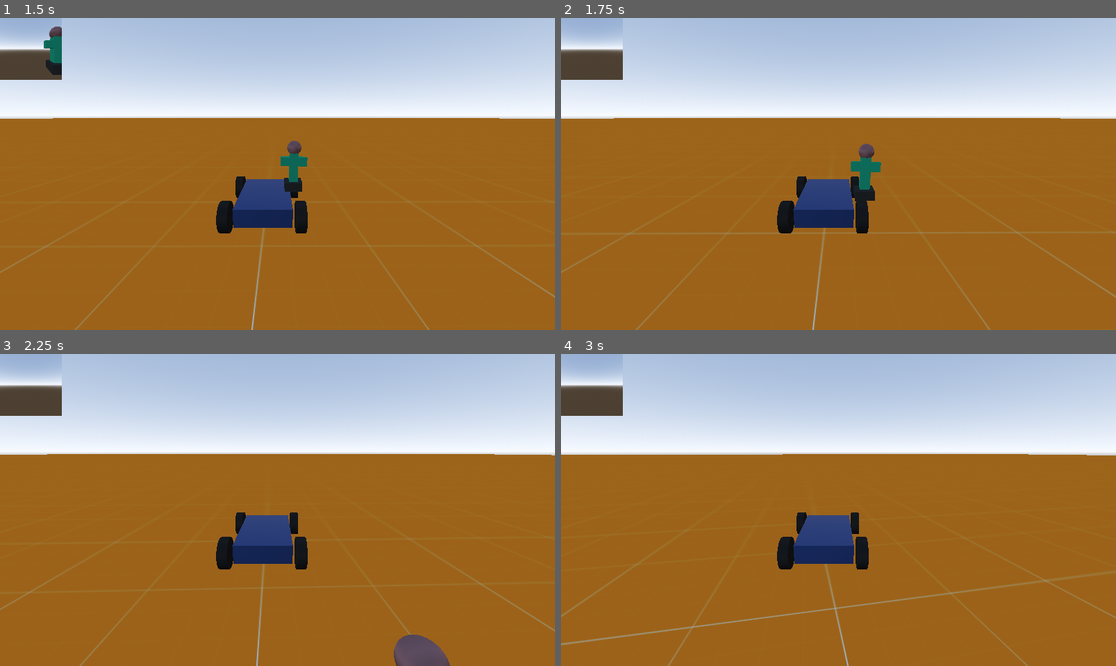
Above: before the commit, frames 1-4 (two rows, left to right).
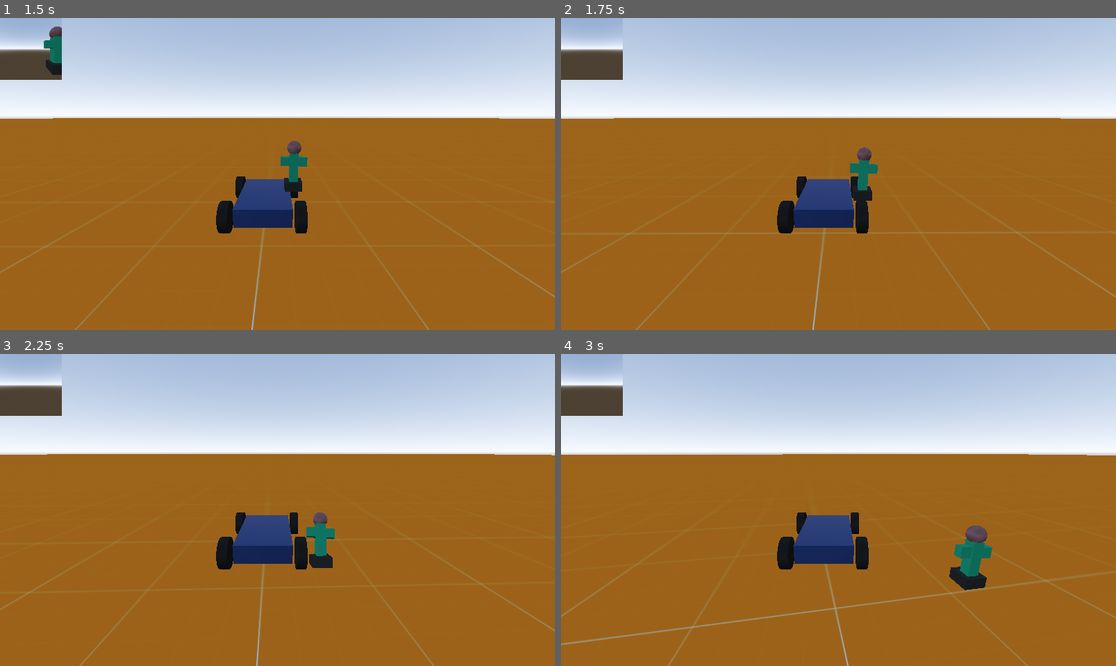
Above: after the commit, the same moments.

Repository: Griiimon/Stand-On-Car
Game: Godot game, scene res://level.tscn
Same seed, same stepped clock (60 frames per second), same inputs: the game is played once before the commit and once after it.
Inputs:
- Up to frame 1 (1.5 s): hold Right (ui_right) 0.53-1.28 s; hold Down (ui_down) from 1.28 s (still down)
- Up to frame 2 (1.75 s): keep holding Down (ui_down)
- Up to frame 3 (2.25 s): release Down (ui_down) at 2.03 s; hold Right (ui_right) from 2.03 s (still down)
- Up to frame 4 (3 s): release Right (ui_right) at 2.78 s; hold Up (ui_up) from 2.78 s (still down)

Frame 1 is identical in both runs. In frame 2, 0.2% of the frame differs, in the area x 52-58%, y 40-59%; in frame 3, 1.3%, in the area x 55-82%, y 50-100%; in frame 4, 1.0%.

Commit message:
Fix player position and velocity when leaving car

Diff:
--- a/player.gd
+++ b/player.gd
@@ -48,8 +48,18 @@
 
 
 func transfer_to_main_physics_space():
+	var global_player_base_trans := car.player_offset.global_transform * base.transform
+	var global_player_body_trans := car.player_offset.global_transform * body.transform
+
+	# Convert players relative-to-car velocity to global velocity
+	base.linear_velocity = car.global_transform.basis * base.linear_velocity + car.linear_velocity
+	body.linear_velocity = car.global_transform.basis * body.linear_velocity + car.linear_velocity
+
 	reparent(level.main_physics_space, false)
-	position += car.player_offset.global_position
+
+	base.global_transform = global_player_base_trans
+	body.global_transform = global_player_body_trans
+
 	car.hide_player_model()
 
 
